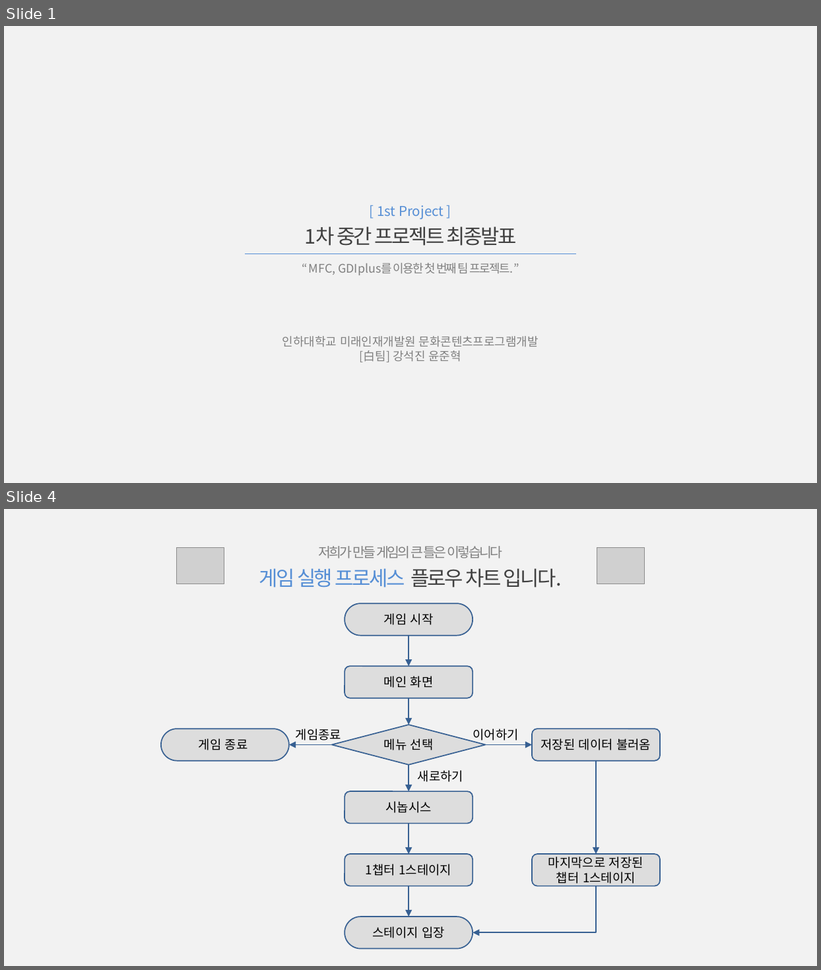
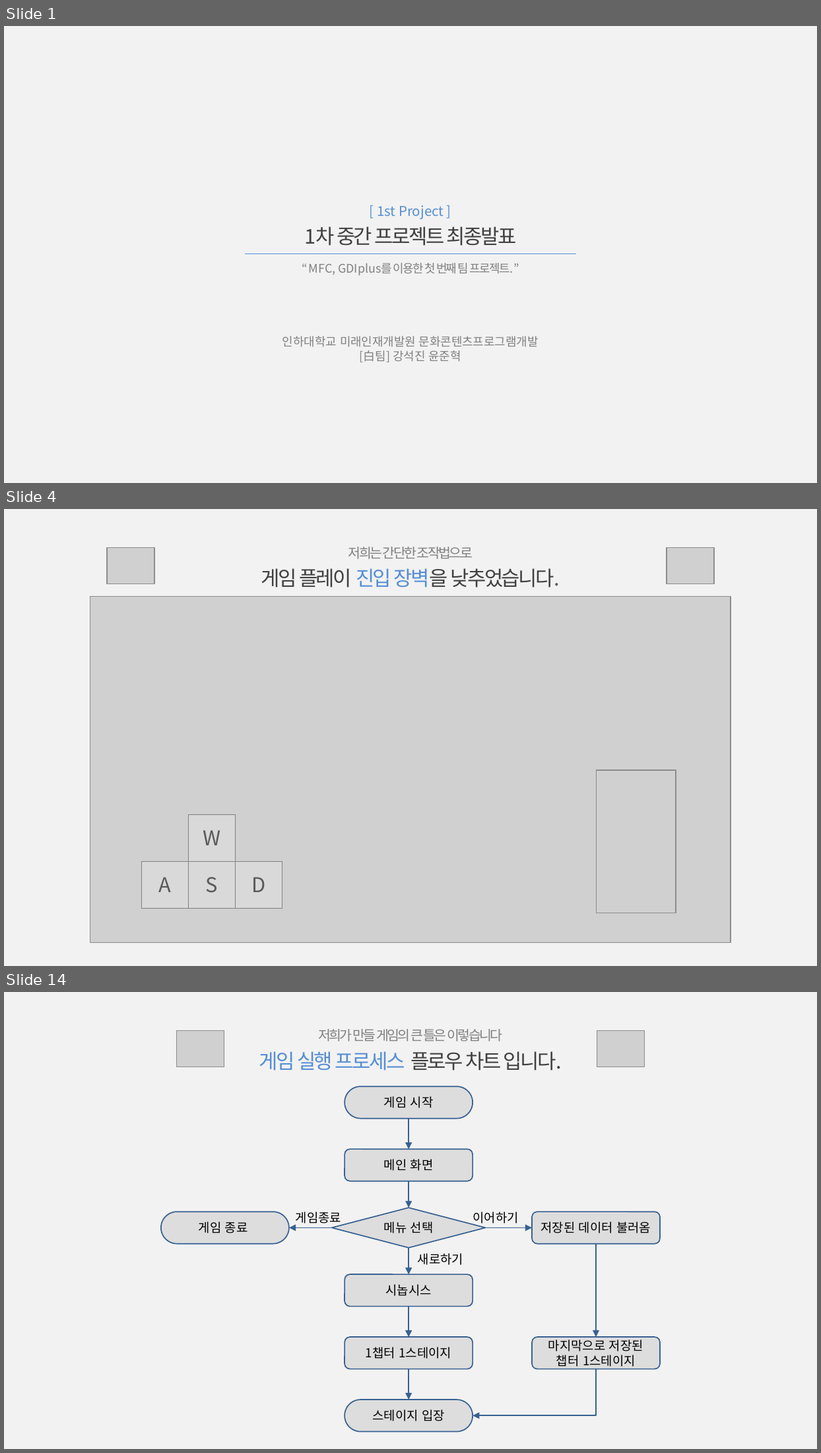
Before and after one commit to Hanel99/inha_1stproject, a slide deck: 기타/1차중간프로젝트_최종발표_白팀_강석진윤준혁.pptx. Shown one above the other, each under a label of ours: slides 1 and 4 before the commit, slides 1, 4 and 14 after it; the slides between them are not shown. The pictures are 821x970 and 821x1453 pixels, drawn with LibreOffice and Linux fonts; fonts in the diff are those of the drawing; grey boxes stand for pictures. Boxes give left, top, right and bottom in pixels: in the first picture for what was removed or moved away, otherwise in the second. Text is boxed around its words. In the diff, an @@ line names an element or a change of style, - is before the commit and + after.

```diff
--- a/기타/1차중간프로젝트_최종발표_白팀_강석진윤준혁.pptx
+++ b/기타/1차중간프로젝트_최종발표_白팀_강석진윤준혁.pptx
@@ slide 4 added at [4, 509, 817, 966], background #F2F2F2 @@
@@ picture added at [107, 548, 154, 585] @@
@@ text added at [261, 547, 560, 588], 18 pt, text #404040 @@
+저희는 간단한 조작법으로
+게임 플레이 진입 장벽을 낮추었습니다.
@@ picture added at [667, 548, 714, 585] @@
@@ picture added at [90, 597, 730, 943] @@
@@ picture added at [596, 770, 676, 913] @@
@@ group added at [141, 815, 283, 908]: 4 rectangles @@
+W
+S
+D
+A
@@ what was slide 4 is now slide 14 @@
```
Also in this commit, not shown: 2 slides changed, 9 other slides added, 5 other files.
